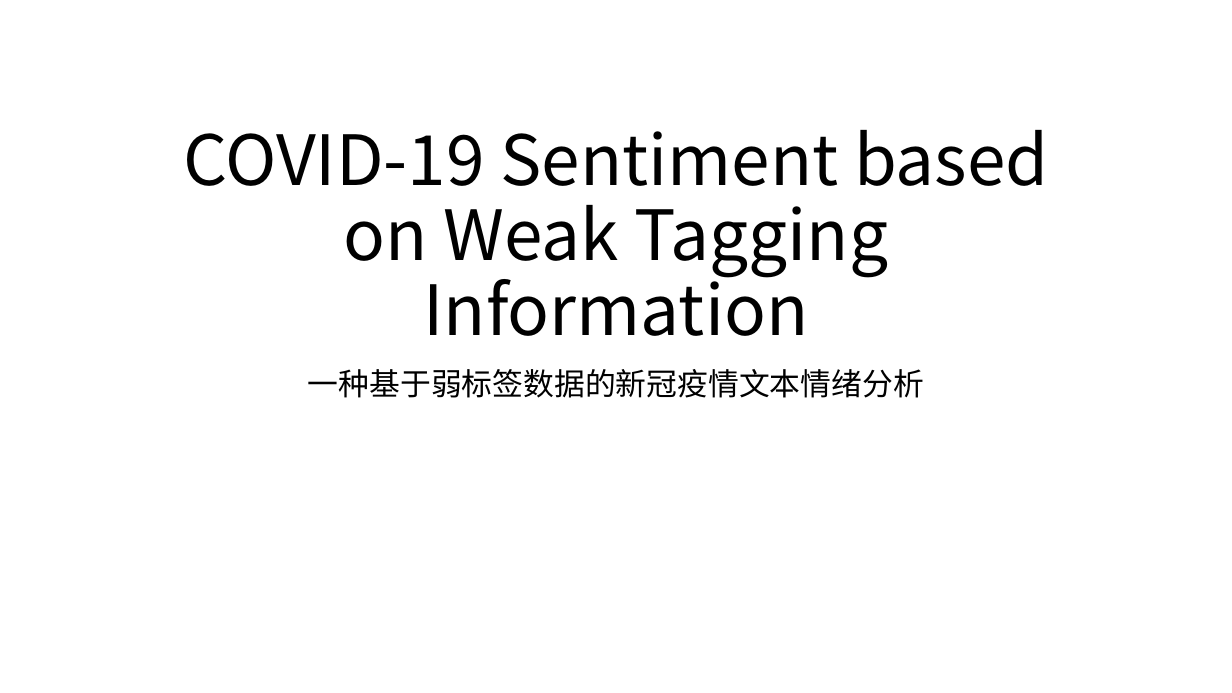
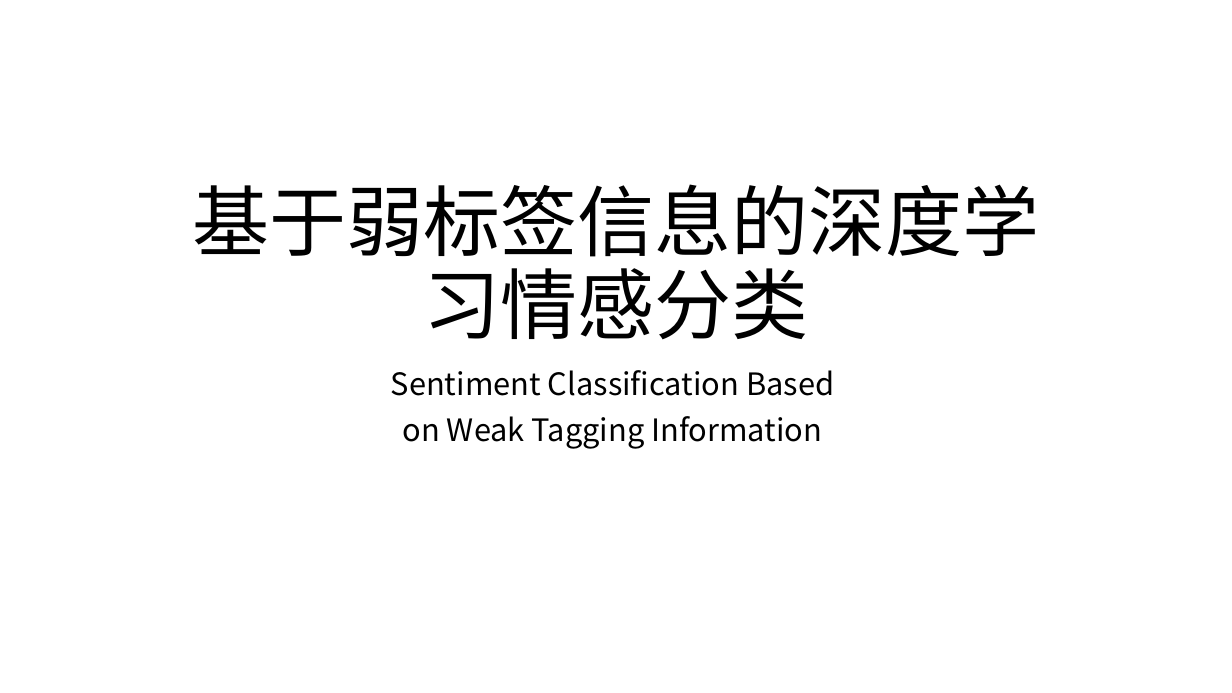
Before and after one commit to XinLin-cs/Dev_Note, a slide deck: slide 1 of COVID-19 Sentiment based on Weak Tagging Information/开题报告.pptx. Drawn at 1232x693 pixels with LibreOffice and Linux fonts; fonts in the diff are those of the drawing. Boxes give left, top, right and bottom in pixels: in the first picture for what was removed or moved away, otherwise in the second. Text is boxed around its words. In the diff, an @@ line names an element or a change of style, - is before the commit and + after.

```diff
--- a/COVID-19 Sentiment based on Weak Tagging Information/开题报告.pptx
+++ b/COVID-19 Sentiment based on Weak Tagging Information/开题报告.pptx
@@ title at bbox=[192, 184, 1039, 340]: text changed; size 54 to 60 pt @@
-COVID-19 Sentiment based on Weak Tagging Information
+基于弱标签信息的深度学习情感分类
@@ subtitle at bbox=[391, 370, 834, 449]: text changed @@
-一种基于弱标签数据的新冠疫情文本情绪分析
+Sentiment Classification Based
+on Weak Tagging Information
```
Also in this commit, not shown: 11 other slides changed, 10 slides added, 3 slides removed.
